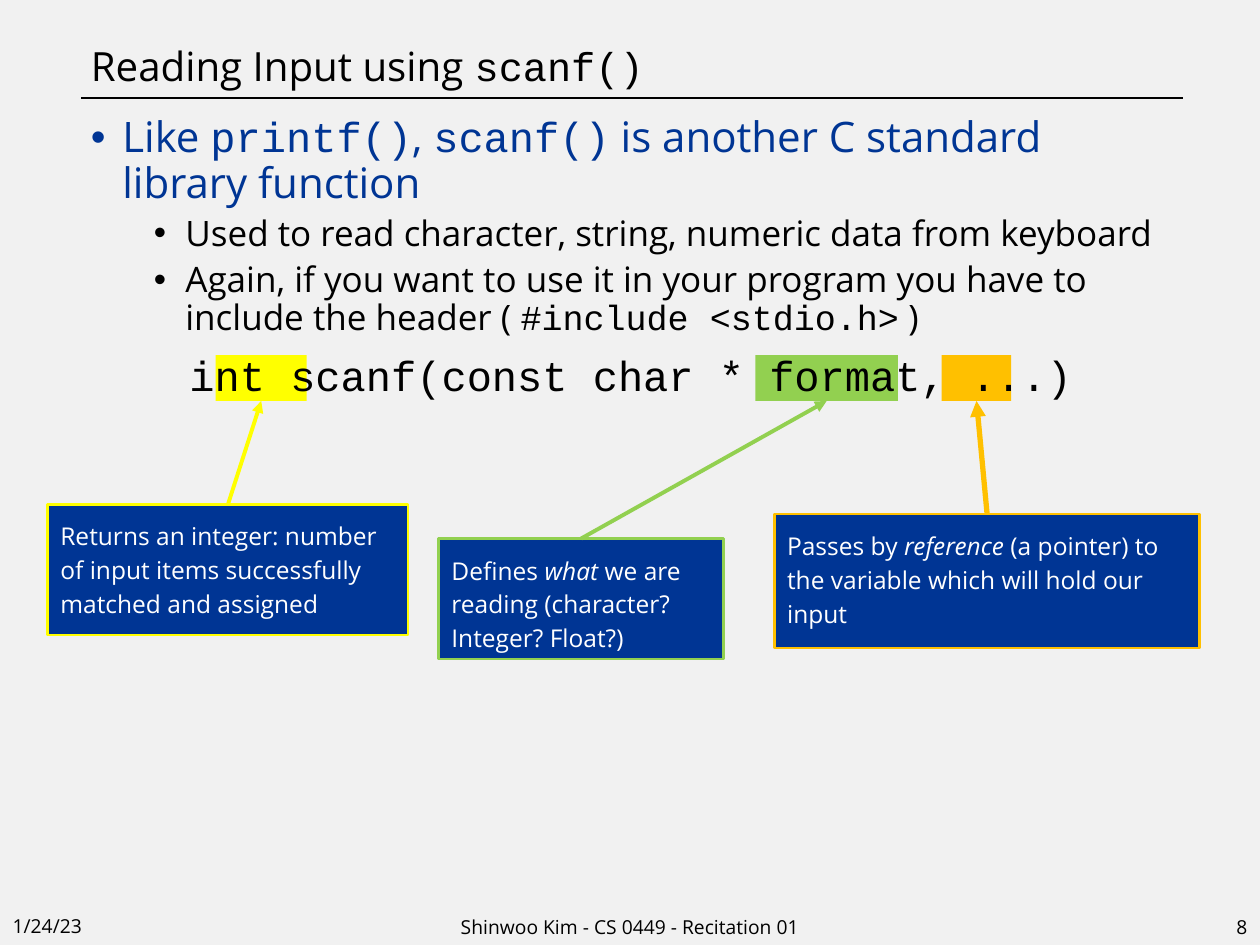
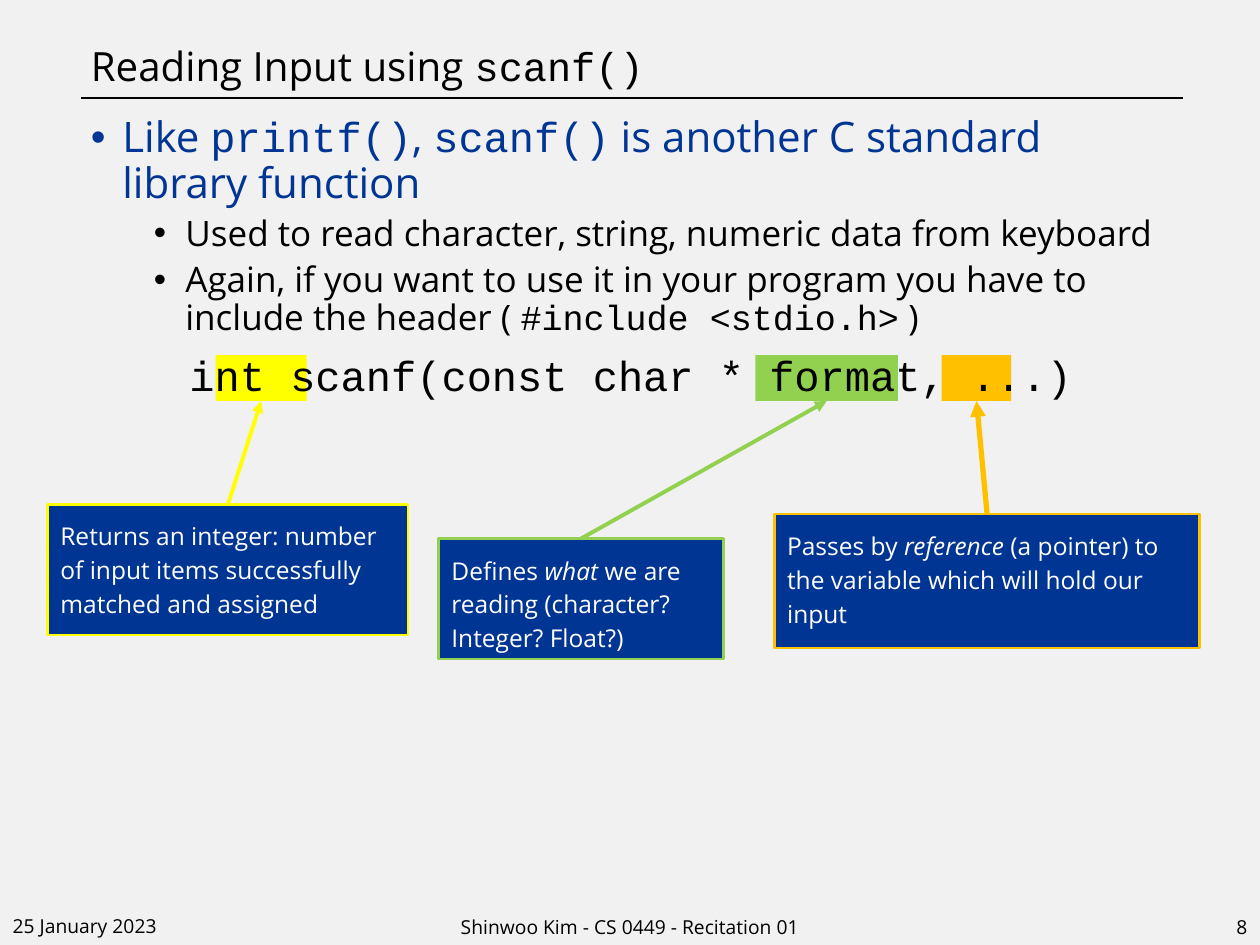
Before and after one commit to shinwookim/website-archive, a slide deck: slide 8 of teaching/CS0449-2234/rec01.pptx. Drawn at 1260x945 pixels with LibreOffice and Linux fonts; fonts in the diff are those of the drawing. Boxes give left, top, right and bottom in pixels: in the first picture for what was removed or moved away, otherwise in the second. Text is boxed around its words. In the diff, an @@ line names an element or a change of style, - is before the commit and + after.

```diff
--- a/teaching/CS0449-2234/rec01.pptx
+++ b/teaching/CS0449-2234/rec01.pptx
@@ text at (13,919,156,938): text changed @@
-1/24/23
+25 January 2023
```
Also in this commit, not shown: 8 other slides changed.
